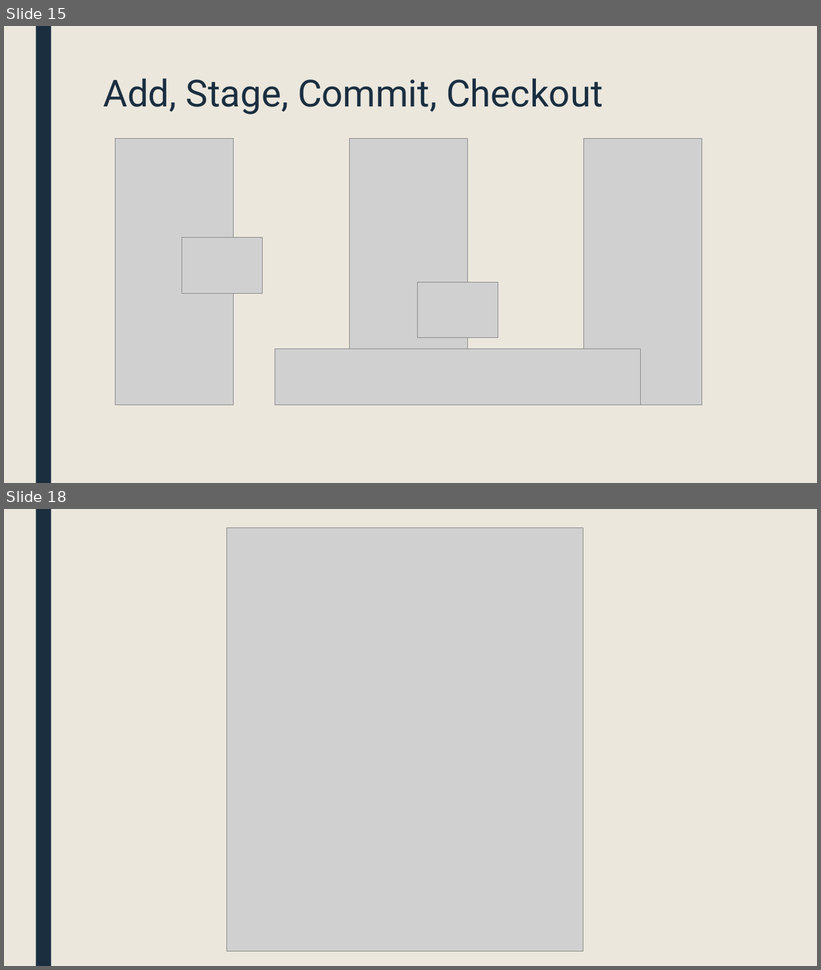
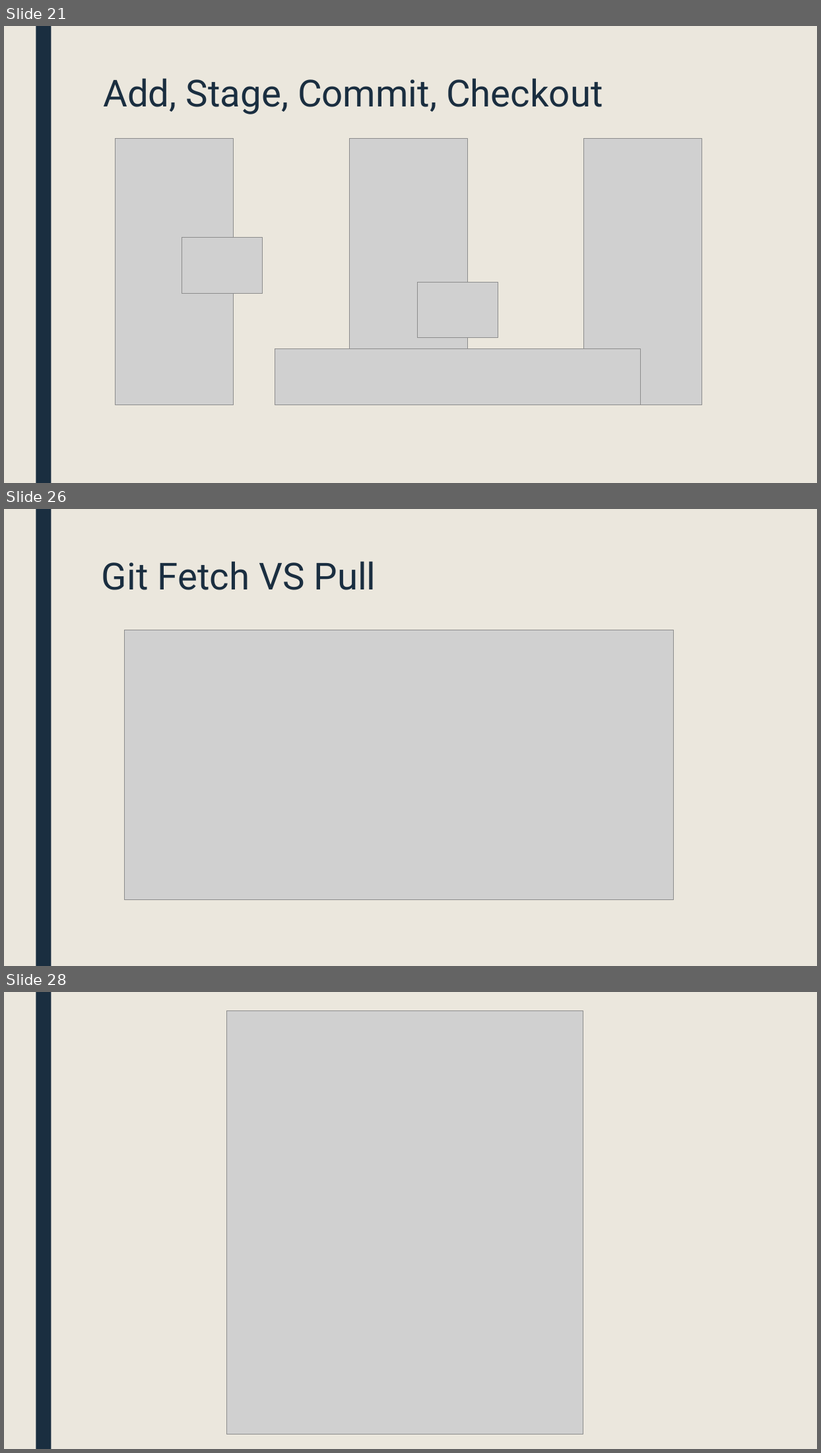
Before and after one commit to ufarm/sommer2016, a slide deck: GIT.pptx. Shown one above the other, each under a label of ours: slides 15 and 18 before the commit, slides 21, 26 and 28 after it; the slides between them are not shown. The pictures are 821x970 and 821x1453 pixels, drawn with LibreOffice and Linux fonts; fonts in the diff are those of the drawing; grey boxes stand for pictures. Boxes give left, top, right and bottom in pixels: in the first picture for what was removed or moved away, otherwise in the second. Text is boxed around its words. In the diff, an @@ line names an element or a change of style, - is before the commit and + after.

Commit message:
Added images for branches

```diff
--- a/GIT.pptx
+++ b/GIT.pptx
@@ slide 26 added at [4,509,817,966], background #EBE7DD; not listed: 1 template element that a slide beside it also shows @@
@@ title added at [102,561,376,590], 44 pt, text #1A2E40 @@
+Git Fetch VS Pull
@@ picture added at [124,630,674,900] @@
@@ what was slide 15 is now slide 21 @@
@@ what was slide 18 is now slide 28 @@
```
Also in this commit, not shown: 5 slides changed, 8 other slides added, 1 slide removed.
